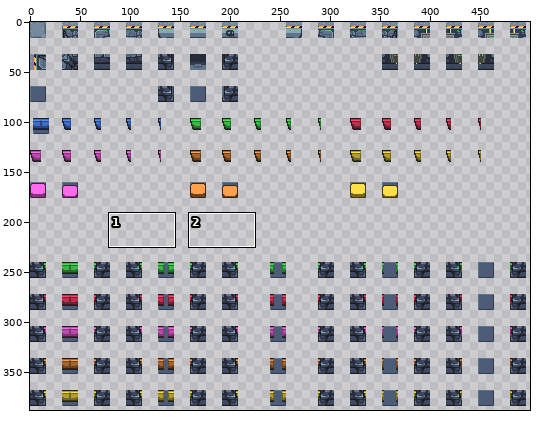
Sprite sheet: game/code/assets/art/tileset/png/tileset.png. Above: a wide view before the commit, with the close-up outlined.
Close-up. Old version:
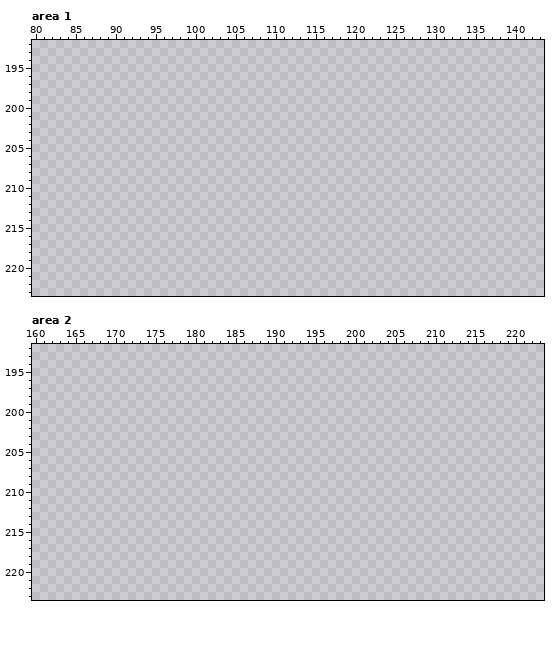
The file is 512x512 pixels. Shown: area 1: x 80..143, y 192..223; area 2: x 160..223, y 192..223. The old version is drawn lined up with the new one. The wide view leaves out empty margins. The commit also changed other parts of the picture, which this record leaves out.
New version:
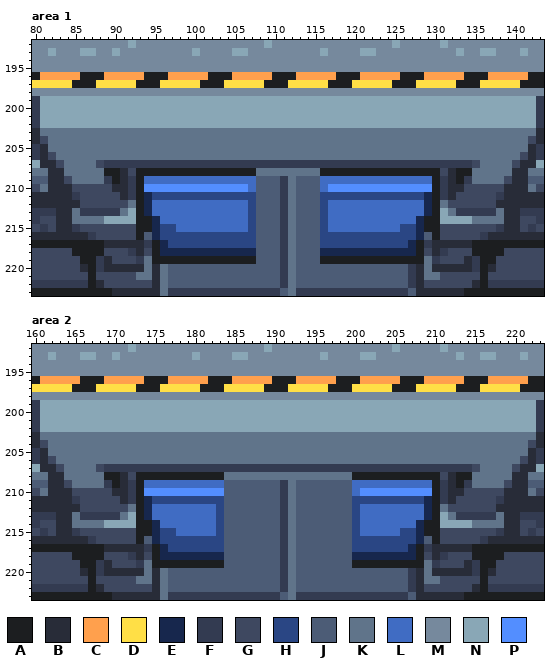
Palette (. is transparent): A #1c1e20  B #282c38  C #ffa04d  D #ffdf46  E #17274d  F #333b51  G #3e4860  H #2a4684  J #4c5c76  K #60748a  L #406cc3  M #76899d  N #89a7b6  P #538eff
Difference:
drawings rearranged on the sheet (the old picture shows each at its new place; 15 dropped ones are not shown)
Changed rows in their new state; - is an unchanged pixel.
Area 1:
first column x 80:
192 MMMMMMMMMMMMNMMMMMMMMMMMMMMMMNMMMMMMMMMMMMMMMNMMMMMNMMMMMMMMMMMM
193 MMNMMMNNMMNMMMMMMMMMNMMMMNNMMMMMMMMMNMMMMNNMMMMMMMMMMNMMNNMMMNMM
194 MMMMMMMMMMMMMMMMMMMMMMMMMMMMMMMMMMMMMMMMMMMMMMMMMMMMMMMMMMMMMMMM
195 MMMMMMMMMMMMMMMMMMMMMMMMMMMMMMMMMMMMMMMMMMMMMMMMMMMMMMMMMMMMMMMM
196 ACCCCCAAACCCCCAAACCCCCAAACCCCCAAACCCCCAAACCCCCAAACCCCCAAACCCCCAA
197 DDDDDAAADDDDDAAADDDDDAAADDDDDAAADDDDDAAADDDDDAAADDDDDAAADDDDDAAA
198 MMMMMMMMMMMMMMMMMMMMMMMMMMMMMMMMMMMMMMMMMMMMMMMMMMMMMMMMMMMMMMMM
199 FNNNNNNNNNNNNNNNNNNNNNNNNNNNNNNNNNNNNNNNNNNNNNNNNNNNNNNNNNNNNNNF
200 FNNNNNNNNNNNNNNNNNNNNNNNNNNNNNNNNNNNNNNNNNNNNNNNNNNNNNNNNNNNNNNF
201 FNNNNNNNNNNNNNNNNNNNNNNNNNNNNNNNNNNNNNNNNNNNNNNNNNNNNNNNNNNNNNNF
202 FNNNNNNNNNNNNNNNNNNNNNNNNNNNNNNNNNNNNNNNNNNNNNNNNNNNNNNNNNNNNNNF
203 BKKKKKKKKKKKKKKKKKKKKKKKKKKKKKKKKKKKKKKKKKKKKKKKKKKKKKKKKKKKKKKB
204 BGKKKKKKKKKKKKKKKKKKKKKKKKKKKKKKKKKKKKKKKKKKKKKKKKKKKKKKKKKKKKGB
205 FBKKKKKKKKKKKKKKKKKKKKKKKKKKKKKKKKKKKKKKKKKKKKKKKKKKKKKKKKKKKKBF
206 FBGKKKKKKKKKKKKKKKKKKKKKKKKKKKKKKKKKKKKKKKKKKKKKKKKKKKKKKKKKKGBF
207 NBBGKKKKGFFFFFFFFFFFFFFFFFFFFFFFFFFFFFFFFFFFFFFFFFFFFFFGKKKKGBBN
208 KKBBKKKKKAABGAAAAAAAAAAAAAAAKKKKKKKKAAAAAAAAAAAAAAAGBAAKKKKKBBKK
209 JJBBGKKKKFABFALLLLLLLLLLLLLLJJJFKJJJLLLLLLLLLLLLLLAFBAFKKKKGBBJJ
210 GKBBBGGGGGBBFAPPPPPPPPPPPPPLJJJFKJJJLPPPPPPPPPPPPPAFBBGGGGGBBBKG
211 BBBBBFGGGGGBFAEHHHHHHHHHHHHHJJJFKJJJHHHHHHHHHHHHHEAFBGGGGGFBBBBB
212 BBBBBBGGGGGGKAELLLLLLLLLLLLHJJJFKJJJHLLLLLLLLLLLLEAKGGGGGGBBBBBB
213 FFFBBKFFFFFKNAELLLLLLLLLLLLHJJJFKJJJHLLLLLLLLLLLLEANKFFFFFKBBFFF
214 FGGBBKKKKNNNNAAELLLLLLLLLLLHJJJFKJJJHLLLLLLLLLLLEAANNNNKKKKBBGGF
215 GFGBBFGGGGGGGAAEHHLLLLLLLLLHJJJFKJJJHLLLLLLLLLHHEAAGGGGGGGFBBGFG
216 BBBBBBBFGGGGGAJEHHHHHHHHHHHHJJJFKJJJHHHHHHHHHHHHEJAGGGGGFBBBBBBB
217 AAAAAAAAABBBBBFAEHHHHHHHHHHHJJJFKJJJHHHHHHHHHHHEAFBBBBBAAAAAAAAA
218 GGGGGAAAAGGGFBGAEEEEEEEEEEEEJJJFKJJJEEEEEEEEEEEEAGBFGGGAAAAGGGGG
219 GGGGGGAAFBGGGFKAAAAAAAAAAAAAJJJFKJJJAAAAAAAAAAAAAKFGGGBFAAGGGGGG
220 GGGGGGBAFBBBBBKBKJJJJJJJJJJJJJJFKJJJJJJJJJJJJJJFBKBBBBBFABGGGGGG
221 GGGGGGGAGGGGGKKBKJJJJJJJJJJJJJJFKJJJJJJJJJJJJJJFBKKGGGGGAGGGGGGG
222 FFFFFFFABGGGGGGBKJJJJJJJJJJJJJJFKJJJJJJJJJJJJJJFBGGGGGGBAFFFFFFF
223 AAAAAAAAAABBBBBBKFFFFFFFFFFFFFFJKFFFFFFFFFFFFFFJBBBBBBAAAAAAAAAA
Area 2:
first column x 160:
192 MMMMMMMMMMMMNMMMMMMMMMMMMMMMMNMMMMMMMMMMMMMMMNMMMMMNMMMMMMMMMMMM
193 MMNMMMNNMMNMMMMMMMMMNMMMMNNMMMMMMMMMNMMMMNNMMMMMMMMMMNMMNNMMMNMM
194 MMMMMMMMMMMMMMMMMMMMMMMMMMMMMMMMMMMMMMMMMMMMMMMMMMMMMMMMMMMMMMMM
195 MMMMMMMMMMMMMMMMMMMMMMMMMMMMMMMMMMMMMMMMMMMMMMMMMMMMMMMMMMMMMMMM
196 ACCCCCAAACCCCCAAACCCCCAAACCCCCAAACCCCCAAACCCCCAAACCCCCAAACCCCCAA
197 DDDDDAAADDDDDAAADDDDDAAADDDDDAAADDDDDAAADDDDDAAADDDDDAAADDDDDAAA
198 MMMMMMMMMMMMMMMMMMMMMMMMMMMMMMMMMMMMMMMMMMMMMMMMMMMMMMMMMMMMMMMM
199 FNNNNNNNNNNNNNNNNNNNNNNNNNNNNNNNNNNNNNNNNNNNNNNNNNNNNNNNNNNNNNNF
200 FNNNNNNNNNNNNNNNNNNNNNNNNNNNNNNNNNNNNNNNNNNNNNNNNNNNNNNNNNNNNNNF
201 FNNNNNNNNNNNNNNNNNNNNNNNNNNNNNNNNNNNNNNNNNNNNNNNNNNNNNNNNNNNNNNF
202 FNNNNNNNNNNNNNNNNNNNNNNNNNNNNNNNNNNNNNNNNNNNNNNNNNNNNNNNNNNNNNNF
203 BKKKKKKKKKKKKKKKKKKKKKKKKKKKKKKKKKKKKKKKKKKKKKKKKKKKKKKKKKKKKKKB
204 BGKKKKKKKKKKKKKKKKKKKKKKKKKKKKKKKKKKKKKKKKKKKKKKKKKKKKKKKKKKKKGB
205 FBKKKKKKKKKKKKKKKKKKKKKKKKKKKKKKKKKKKKKKKKKKKKKKKKKKKKKKKKKKKKBF
206 FBGKKKKKKKKKKKKKKKKKKKKKKKKKKKKKKKKKKKKKKKKKKKKKKKKKKKKKKKKKKGBF
207 NBBGKKKKGFFFFFFFFFFFFFFFFFFFFFFFFFFFFFFFFFFFFFFFFFFFFFFGKKKKGBBN
208 KKBBKKKKKAABGAAAAAAAAAAAKKKKKKKKKKKKKKKKAAAAAAAAAAAGBAAKKKKKBBKK
209 JJBBGKKKKFABFALLLLLLLLLLJJJJJJJFKJJJJJJJLLLLLLLLLLAFBAFKKKKGBBJJ
210 GKBBBGGGGGBBFAPPPPPPPPPPJJJJJJJFKJJJJJJJLPPPPPPPPPAFBBGGGGGBBBKG
211 BBBBBFGGGGGBFAEHHHHHHHHHJJJJJJJFKJJJJJJJHHHHHHHHHEAFBGGGGGFBBBBB
212 BBBBBBGGGGGGKAELLLLLLLLHJJJJJJJFKJJJJJJJHLLLLLLLLEAKGGGGGGBBBBBB
213 FFFBBKFFFFFKNAELLLLLLLLHJJJJJJJFKJJJJJJJHLLLLLLLLEANKFFFFFKBBFFF
214 FGGBBKKKKNNNNAAELLLLLLLHJJJJJJJFKJJJJJJJHLLLLLLLEAANNNNKKKKBBGGF
215 GFGBBFGGGGGGGAAEHHLLLLLHJJJJJJJFKJJJJJJJHLLLLLHHEAAGGGGGGGFBBGFG
216 BBBBBBBFGGGGGAJEHHHHHHHHJJJJJJJFKJJJJJJJHHHHHHHHEJAGGGGGFBBBBBBB
217 AAAAAAAAABBBBBFAEHHHHHHHJJJJJJJFKJJJJJJJHHHHHHHEAFBBBBBAAAAAAAAA
218 GGGGGAAAAGGGFBGAEEEEEEEEJJJJJJJFKJJJJJJJEEEEEEEEAGBFGGGAAAAGGGGG
219 GGGGGGAAFBGGGFKAAAAAAAAAJJJJJJJFKJJJJJJJAAAAAAAAAKFGGGBFAAGGGGGG
220 GGGGGGBAFBBBBBKBKJJJJJJJJJJJJJJFKJJJJJJJJJJJJJJFBKBBBBBFABGGGGGG
221 GGGGGGGAGGGGGKKBKJJJJJJJJJJJJJJFKJJJJJJJJJJJJJJFBKKGGGGGAGGGGGGG
222 FFFFFFFABGGGGGGBKJJJJJJJJJJJJJJFKJJJJJJJJJJJJJJFBGGGGGGBAFFFFFFF
223 AAAAAAAAAABBBBBBKFFFFFFFFFFFFFFJKFFFFFFFFFFFFFFJBBBBBBAAAAAAAAAA
Changed places in both close-ups, as pixel boxes (x1, y1, x2, y2):
added: (32, 40, 544, 296)
added: (32, 344, 544, 600)
